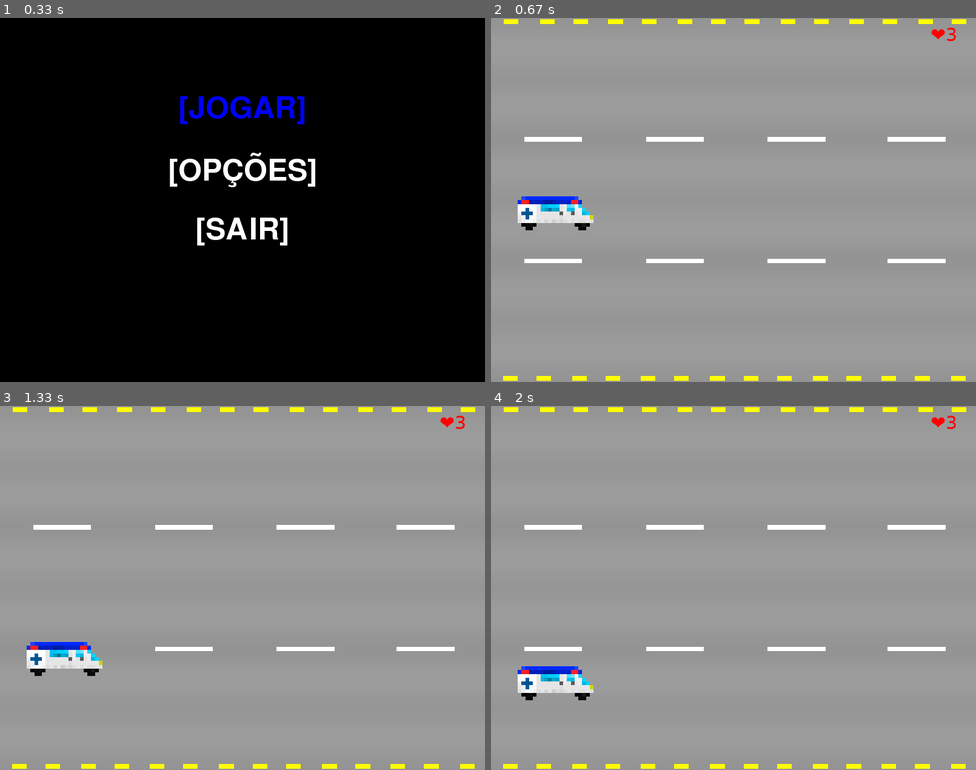
Above: before the commit, frames 1-4 (two rows, left to right).
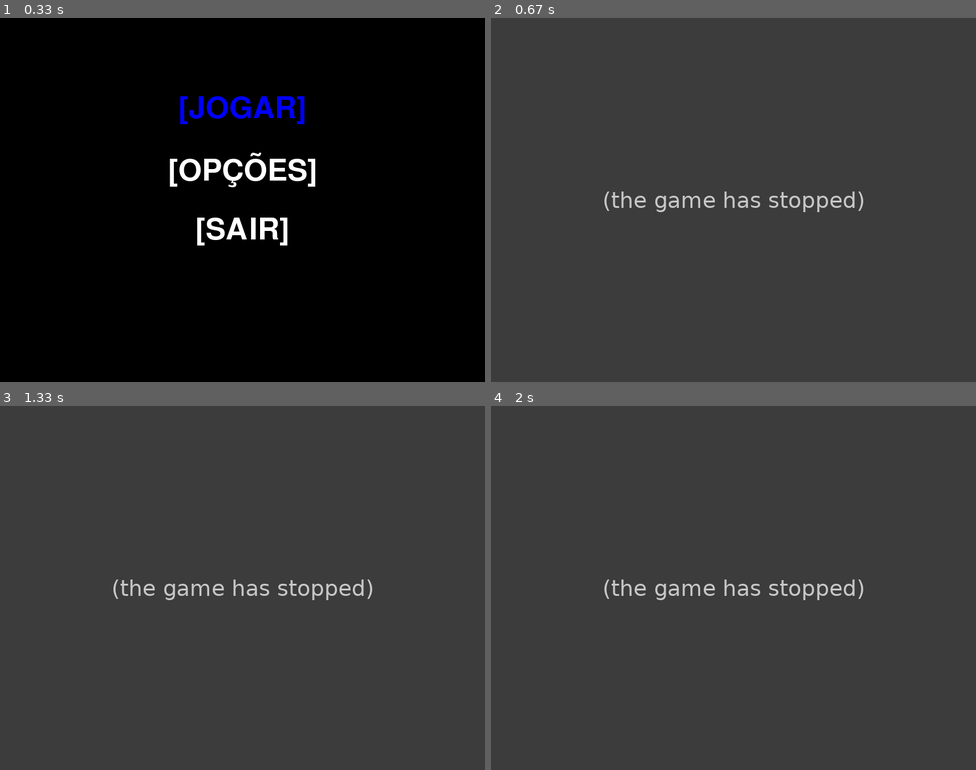
Above: after the commit, the same moments.

Repository: hlvini/vaxforce-pygame
Game: pygame game, started from py_jogoMenu.py
Same seed, same stepped clock (60 frames per second), same inputs: the game is played once before the commit and once after it.
Inputs:
- Up to frame 1 (0.33 s): no input
- Up to frame 2 (0.67 s): tap Enter at 0.33 s
- Up to frame 3 (1.33 s): hold Down 0.67-1.13 s; hold Up from 1.17 s (still down)
- Up to frame 4 (2 s): release Up at 1.53 s; hold Down 1.57-1.93 s; hold Up from 1.97 s (still down)

Frame 1 is identical in both runs. In frame 2, 100% of the frame differs, in the area x 0-100%, y 0-100%; in frame 3, 100%; in frame 4, 100%.
After the commit the program exited at 0.33 s; later frames show no game.

Commit message:
Versão 0.9 do jogo - Adc novo inimigo (sprite) - Adc Funções para lidar com situações de Game Over e Game Won - Adc sistema de spawn aleatório dos inimigos em respeito às dimensões da tela - Adc um menu que "segura" o jogo, garantindo que ele não iniciei logo após o usuário selecionar [JOGAR] - Invertido o eixos do jogo, de um Shoot em Up horizontal (left-right), para um vertical (up-down) - Adc um chefe final para o jogo - Adc sistema de projéteis para o jogador

Diff:
--- a/py_jogoMenu.py
+++ b/py_jogoMenu.py
@@ -36,28 +36,27 @@
 # Essa função sera utilizadas para mostrar as opções da var.
 #'opcoes', centralizar as opçoes, atualizar o display
 # e destacar a opção selecionada em azul
-def draw_menu(opcao_selec):
-    tela.fill(BLACK)
 
-    for i, opcao in enumerate(opcoes):
-        if i == opcao_selec:
-            color = BLUE
-        else:
-            color = WHITE
-
-        text = font.render(opcao, True, color)
-        text_rect = text.get_rect(center=(largura // 2, 150 + i * 100))
-        tela.blit(text, text_rect)
-
-    pygame.display.flip()
-
-
-# A função main() ficara responsável para rastrear a opção selecionada
-# e receber os inputs do usuário e dar os outpus apropriados para cadas opção selecionada
-def main():
+def menu():
     opcao_selec = 0
 
     while True:
+        tela.fill(BLACK)  # Limpa a tela
+
+        # Desenha opçõoes de menu
+        for i, opcao in enumerate(opcoes):
+            if i == opcao_selec:
+                color = BLUE
+            else:
+                color = WHITE
+
+            text = font.render(opcao, True, color)
+            text_rect = text.get_rect(center=(largura // 2, 150 + i * 100))
+            tela.blit(text, text_rect)
+
+        pygame.display.flip()  # Update do display
+
+        # Eveontos
         for event in pygame.event.get():
             if event.type == pygame.QUIT:
                 pygame.quit()
@@ -69,7 +68,6 @@
                 elif event.key == pygame.K_UP:
                     opcao_selec = (opcao_selec - 1) % len(opcoes)
                 elif event.key == pygame.K_RETURN:
-
                     if opcao_selec == 0:
                         print("JOGAR")
                         pygame.quit()
@@ -82,8 +80,5 @@
                         pygame.quit()
                         sys.exit()
 
-        draw_menu(opcao_selec)
-
-
 if __name__ == "__main__":
-    main()
+    menu()
--- /dev/null
+++ b/py_jogoPrincipal.py
@@ -0,0 +1,258 @@
+# Importando libraries
+
+import pygame
+import os
+import subprocess
+import random
+import sys
+
+pygame.init()  # Iniciando Pygame
+pygame.font.init()  # Iniciando fontes
+
+# Tamanho da janela
+largura, altura = 360, 640
+
+# Mostra a tela, atrelada largura x altura
+display = pygame.display.set_mode((largura, altura))
+pygame.display.set_caption("Campanha Antirábica")
+
+# Carregando Sprites
+carro_img = pygame.transform.scale(pygame.image.load(os.path.join("PIXEL_ART", "carro.png")), (150, 150))  # Player Sprite
+dog1 = pygame.transform.scale(pygame.image.load(os.path.join("PIXEL_ART", "cao1.png")), (60, 60))  # Inimigo 01
+dog2 = pygame.transform.scale(pygame.image.load(os.path.join("PIXEL_ART", "cao2.png")), (60, 60))  # Inimigo 02
+dog3 = pygame.transform.scale(pygame.image.load(os.path.join("PIXEL_ART", "cao3.png")), (60, 60))  # Inimigo 03
+vac = pygame.image.load(os.path.join("PIXEL_ART", "vacina0.png"))  # Projétil
+bg = pygame.transform.scale(pygame.image.load(os.path.join("PIXEL_ART", "bg.png")), (largura, altura))  # Fundo COPYRIGHT: wwwdavidstenfors.com
+
+# Projétil
+class Proj(pygame.sprite.Sprite):
+    def __init__(self, x, y, img=vac):
+        super().__init__()
+        self.image = img
+        self.rect = self.image.get_rect(center=(x, y))
+        self.vel = -7  # Vel. negativa para o projétil ir em direção a y
+
+    def move(self):
+        self.rect.y += self.vel
+        if self.rect.y < 0:  # Projétil despawna ao sair da tela
+            self.kill()
+
+    def update(self):
+        self.move()
+
+# Player
+class Player(pygame.sprite.Sprite):
+    def __init__(self, x, y, vida=3):
+        super().__init__()
+        self.x = x # Coord. inicial na pos. x
+        self.y = y # Coord. inicial na pos. y
+        self.vidas = vida
+        self.player_img = carro_img
+        self.rect = self.player_img.get_rect(topleft=(x, y)) # 'Rect' -> responsável por Coord. retangulares
+        self.mask = pygame.mask.from_surface(self.player_img) # Cria uma máscara para lidar com colisões de forma precisa
+        self.proj = pygame.sprite.Group()  # Guardar os projéteis
+
+    def draw(self, display): # Desenha o player e projéteis
+        display.blit(self.player_img, self.rect.topleft)
+        self.proj.draw(display)
+
+    def disparar(self): # Lida com disparo de projéteis do player
+        projetil = Proj(self.rect.centerx, self.rect.top, vac)
+        self.proj.add(projetil)
+
+    def move(self, vel): # Lida com o movimento do player na tela
+        keys = pygame.key.get_pressed()
+        if keys[pygame.K_LEFT] and self.rect.left - vel > -60:
+            self.rect.x -= vel
+        if keys[pygame.K_RIGHT] and self.rect.right + vel < largura + 60:
+            self.rect.x += vel
+        if keys[pygame.K_UP] and self.rect.top - vel > 0:
+            self.rect.y -= vel
+        if keys[pygame.K_DOWN] and self.rect.bottom + vel < altura:
+            self.rect.y += vel
+
+    def update(self):
+        self.proj.update()
+
+# Inimigo
+class Inimigo(pygame.sprite.Sprite):
+    def __init__(self, x, y, img, hp=1, vel_y=None):
+        super().__init__()
+        self.image = img
+        self.rect = self.image.get_rect(topleft=(x, y))
+        self.mask = pygame.mask.from_surface(self.image)
+        self.hp = hp
+        self.vel_y = vel_y if vel_y is not None else 3  # Enquanto o chefe não spawnar, utiliza a velocidade padrão dos inimigos
+
+    def move(self, vel):
+        self.rect.y += self.vel_y  # Velocidade de descida dos inimigos
+    # Define uma pos. nova aleatória para o inimigo
+    def respawn(self, largura):
+        self.rect.x = random.randint(0, largura - self.rect.width) # Define pos. horizontal
+        self.rect.y = random.randint(-150, -self.rect.height) # Define pos. vertical
+
+    def dano(self):
+        self.hp -= 1 # Reduz HP do inimigo em 1
+        if self.hp <= 0:
+            self.kill() # Quando o HP chega a zero remove o inimigo da tela
+
+# Main loop
+
+def main():
+    rodando = True
+    relogio = pygame.time.Clock()
+    fonte = pygame.font.SysFont("Segoe UI Emoji", 30) # Seleção e tamanho de fonte
+    vel_player = 12   # Velocidade de movimento do sprite do player
+    vel_y_inimigo = 3 # Velocidade de movimento do sprite do Inimigo
+    vel_y_chefe = 1 # Velocidade de movimento do sprite do Chefe
+    inimigos = pygame.sprite.Group() # Cria um grupo para adicionar os inimigos
+    score = 0 # Quantos cães o player vacinou
+    boss_spawnado = False # Checa se o chefe não spawnou ainda
+
+    carro = Player(105, 520)  # pos. do player em relação a tela
+
+    # Spawnando inimigos ao topo do mapa em posições aleatórias
+    for _ in range(2):  # Criar 2 Inimigos
+        inimigo1 = Inimigo(random.randint(0, largura - 100), random.randint(-150, -100), dog1)
+        inimigo2 = Inimigo(random.randint(0, largura - 100), random.randint(-150, -100), dog2)
+        inimigo3 = Inimigo(random.randint(0, largura - 100), random.randint(-150, -100), dog3)
+        inimigos.add(inimigo1, inimigo2, inimigo3) # Adc inimigos a variável 'inimigos'
+
+    # Chefão
+
+    def spawn_boss():
+        global boss
+        inimigos.empty()
+        boss_img = pygame.transform.scale(pygame.image.load(os.path.join("PIXEL_ART", "chefe.png")), (120, 120))
+        boss_width = boss_img.get_width()
+        boss_height = boss_img.get_height()
+        boss_x = (largura - boss_width) // 2
+        boss_y = -boss_height
+        boss = Inimigo(boss_x, boss_y, boss_img, hp=100, vel_y=vel_y_chefe)  # Chefe herda as variáveis da 'class' Inimigo
+        inimigos.add(boss) # Adc o chefe ao grupo 'inimigos'
+
+    # Desenha na tela os elementos 'bg', 'vidas', e HP do Chefe
+
+    def display_redraw():
+        display.blit(bg, (0, 0))  # Renderiza o BG na tela
+        display_vidas = fonte.render(f"\u2764{carro.vidas}", 1, (255, 0, 0))  # Renderiza o nome "Vidas" junto a sua respectiva variável
+        display.blit(display_vidas, (10, 10))  # pos. onde display_vidas será mostrado na tela
+        display_score = fonte.render(f'Score: {score}/99', 1, (255, 255, 255))
+        display.blit(display_score, (10, 50))  # Mostra o score na tela
+
+        if boss_spawnado:
+            boss_hp_text = fonte.render(f'Cãopeta: {boss.hp}', 1, (255, 0, 0))  # Red color for boss health
+            display.blit(boss_hp_text, (10, 90))  # Pos. onde o hp do chefe será mostrado na tela
+
+        carro.draw(display)
+        inimigos.draw(display)
+
+        pygame.display.update()
+
+    # Tela de vitória
+
+    def game_won():
+        inimigos.empty()
+        fonte = pygame.font.SysFont("Segoe UI Bold", 25)
+        display_vitoria = fonte.render('Você ganhou! [ESPAÇO] P/ Voltar ao MENU', 1, (255, 255, 0))
+        texto_vitoria = display_vitoria.get_rect(center=(largura / 2, altura / 2))
+        display.blit(display_vitoria, texto_vitoria)
+        pygame.display.update()
+
+        # Timer da tela de vitória
+
+        pygame.time.wait(2000)  # Aguarda 2 Segundos (ms)
+
+        # Espera o input do usuário
+        aguardando = True
+        while aguardando:
+            for event in pygame.event.get():
+                if event.type == pygame.QUIT:
+                    pygame.quit()
+                    sys.exit()
+                if event.type == pygame.KEYDOWN:
+                    if event.key == pygame.K_SPACE:
+                        aguardando = False
+                        pygame.quit()
+                        subprocess.run(["python", "py_jogoMenu.py"]) # Retorna ao menu principal
+                        sys.exit()
+
+    # Leva o player devolta para o menu principal
+
+    def game_over():
+        pygame.quit()
+        subprocess.run(["python", "py_jogoMenu.py"])
+        sys.exit()
+
+    # Responsável por rodar os aspectos principais do jogo
+
+    while rodando:
+        relogio.tick(60)  # Framerate
+        display_redraw() # Atualiza a tela
+
+        carro.move(vel_player) # Move o player com base na vel.
+        carro.update() # Atualiza o estado dos projéteis
+
+        if score == 99 and not boss_spawnado: # Checa se o score é igual 99 e se o boss_spawnando é False
+            spawn_boss()
+            boss_spawnado = True
+
+        for inimigo in inimigos:
+            inimigo.move(vel_y_inimigo)
+
+            if not boss_spawnado: # Se o inimigo sair da tela o player perde vida
+                if inimigo.rect.top > altura:
+                    carro.vidas -= 1
+                    inimigo.respawn(largura) # Inimigo respawna no topo da tela
+                    if carro.vidas <= 0:
+                        game_over()
+
+            if pygame.sprite.collide_mask(carro, inimigo):
+                carro.vidas -= 1
+                inimigo.respawn(largura)
+                if carro.vidas <= 0:
+                    game_over()
+
+            # Checa colisão entre projéteis do player e inimigos
+            if pygame.sprite.spritecollide(inimigo, carro.proj, True, pygame.sprite.collide_mask):
+                if boss_spawnado and inimigo == boss:
+                    inimigo.dano() # Reduz HP do chefe
+                    if boss.hp <= 0:
+                        if score < 99:
+                            score += 1
+                        inimigo.kill()  # Remove o chefe da tela
+                        pygame.display.update()
+                        pygame.time.wait(200)  # Espera para mostrar a vitória
+                        game_won()  # Garante que o jogo é encerrado corretamente
+                else:
+                    score += 1
+                    inimigo.respawn(largura)
+
+        for event in pygame.event.get():
+            if event.type == pygame.QUIT:
+                rodando = False # Sai do loop e fecha a janela
+            if event.type == pygame.KEYDOWN:
+                if event.key == pygame.K_SPACE:
+                    carro.disparar() # Dispara um projétil ao pressioanr ESPAÇO
+
+# Menu antes de iniciar o jogo
+def iniciar():
+    titulo_fonte = pygame.font.SysFont("Segoe UI Bold", 32) # Define a fonte + tamanho
+    tela_largura, tela_altura = largura, altura
+    rodando = True
+    while rodando:
+        display.blit(bg, (0,0)) # Renderiza o fundo
+        iniciar_titulo = titulo_fonte.render("Aperte [ESPAÇO] para começar", True, (255,255,255))
+        text_rect = iniciar_titulo.get_rect(center=(tela_largura / 2, tela_altura / 2)) # Centraliza o texto na tela
+        display.blit(iniciar_titulo, text_rect.topleft) # Desenha o texto na tela
+        pygame.display.update()
+        for event in pygame.event.get():
+            if event.type == pygame.QUIT:
+                pygame.quit()
+                sys.exit()
+            if event.type == pygame.KEYDOWN:
+                if event.key == pygame.K_SPACE:
+                    main() # Inicia o jogo
+    pygame.quit()
+
+iniciar()
--- a/py_jogoTesteGameplay.py
+++ /dev/null
@@ -1,79 +0,0 @@
-# Importando libraries
-import pygame
-import os
-import time
-import random
-
-pygame.init() # Iniciando Pygame
-pygame.font.init()  # Iniciando fontes
-
-# Tamanho da janela
-largura, altura = 800, 600
-display = pygame.display.set_mode((largura, altura))
-pygame.display.set_caption("Campanha Antirábica")
-
-# Carregando Sprites
-carro_img = pygame.transform.scale(pygame.image.load(os.path.join("PIXEL_ART", "carro0.png")), (200, 200))  # Player Sprite
-dog1 = pygame.image.load(os.path.join("PIXEL_ART", "dog10.png"))  # Inimigo 01
-dog2 = pygame.image.load(os.path.join("PIXEL_ART", "dog20.png"))  # Inimigo 02
-vac = pygame.image.load(os.path.join("PIXEL_ART", "vacina0.png"))  # Projétil
-bg = pygame.transform.scale(pygame.image.load(os.path.join("PIXEL_ART", "rua.png")), (largura, altura)) # Fundo COPYRIGHT: wwwdavidstenfors.com
-
-# Player
-class Player:
-    def __init__(self, x, y, vida=1): # Definindo todas as variáveis que o jogador pode ter
-        self.x = x
-        self.y = y
-        self.vida = vida
-        self.player_img = carro_img
-        self.player_vac = vac
-        self.vac = []
-        self.cd_cont = 0.5
-        self.mask = pygame.mask.from_surface(self.player_img)
-    def draw(self, display):
-        display.blit(self.player_img, (self.x, self.y))
-
-# class Inimigo:
-#   def __init__(self, x, y, vida=1):
-#        self.x = x
-#        self.y = y
-#        self.vida = vida
-#        self.
-#        self.
-#        self.cd_cont = 0.5
-#        self.mask = pygame.mask.from_surface()
-#   def draw(self, display):
-#       display.blit( , (self.x, self.y))
-
-# Main loop
-def main():
-    rodando = True
-    relogio = pygame.time.Clock() # Responsável por definir o framerate
-    vidas = 3
-    fonte = pygame.font.SysFont("Segoe UI Emoji", 30)
-    vel_y = 5 # Velocidade de movimento do sprite do player
-
-    carro = Player(0, 200) # Posição inicial do sprite do player
-
-    def display_redraw():
-        display.blit(bg, (0, 0)) # Renderiza o BG na tela
-        display_vidas = fonte.render(f"\u2764{vidas}", 1, (255, 0, 0)) # Renderiza o nome Vidas junto a sua respectiva variável
-        display.blit(display_vidas, (725, 10)) # pos. onde display_vidas sera mostrado na tela
-        carro.draw(display)
-
-        pygame.display.update()
-
-    while rodando:
-        relogio.tick(60)
-        display_redraw()
-        for event in pygame.event.get():
-            if event.type == pygame.QUIT:
-                rodando = False
-
-        tecla = pygame.key.get_pressed()
-        if tecla[pygame.K_UP] and carro.y - vel_y > 0 - 100:
-            carro.y -= vel_y
-        if tecla[pygame.K_DOWN] and carro.y + vel_y + carro.player_img.get_height() < altura + 50:
-            carro.y += vel_y
-
-main()
Binary file added: PIXEL_ART/bg.png
Binary file added: PIXEL_ART/cao1.png
Binary file added: PIXEL_ART/cao2.png
Binary file added: PIXEL_ART/cao3.png
Binary file added: PIXEL_ART/carro.png
Binary file removed: PIXEL_ART/carro0.png
Binary file added: PIXEL_ART/chefe.png
Binary file removed: PIXEL_ART/dog10.png
Binary file removed: PIXEL_ART/dog20.png
Binary file removed: PIXEL_ART/rua.png
Binary file changed: PIXEL_ART/vacina0.png
Not shown, removed: PIXEL_ART/dog.zip
(and 1 more such lines)
